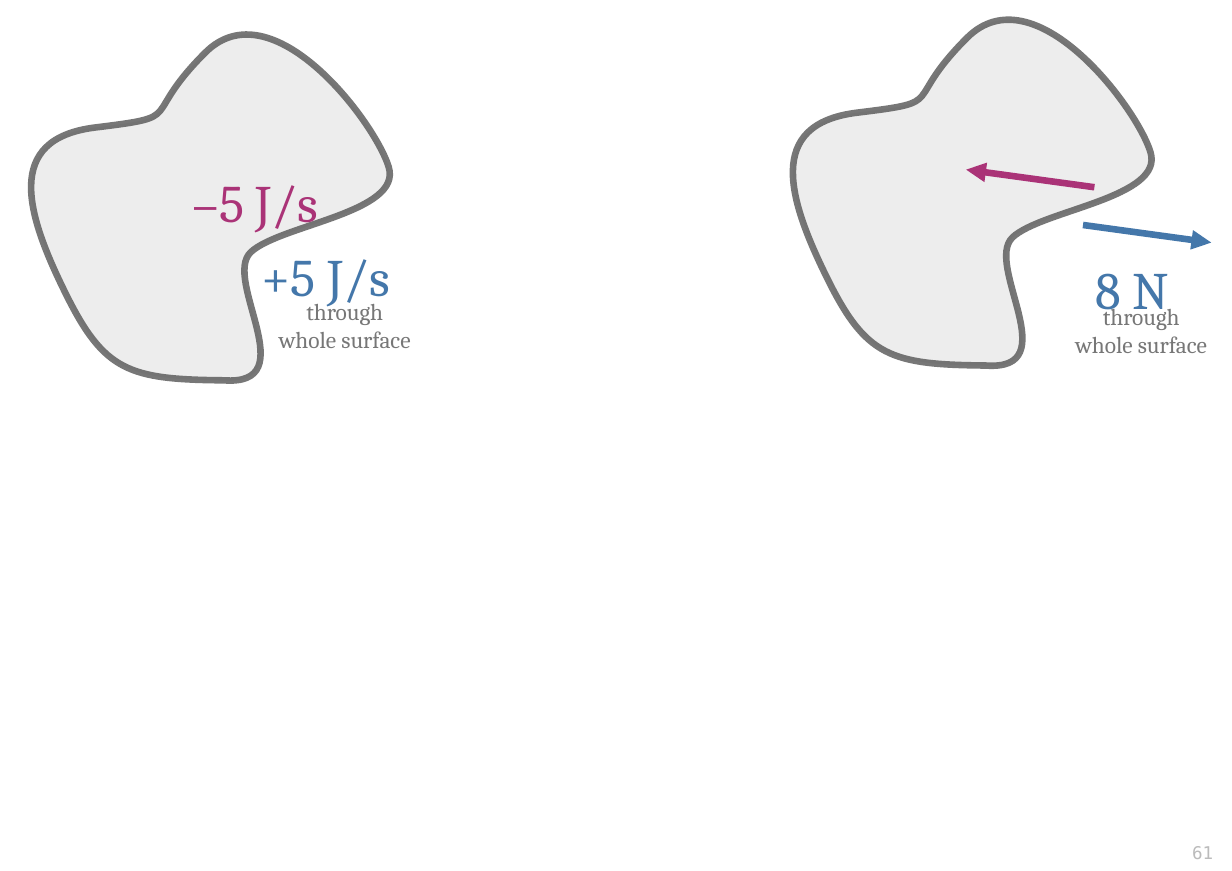
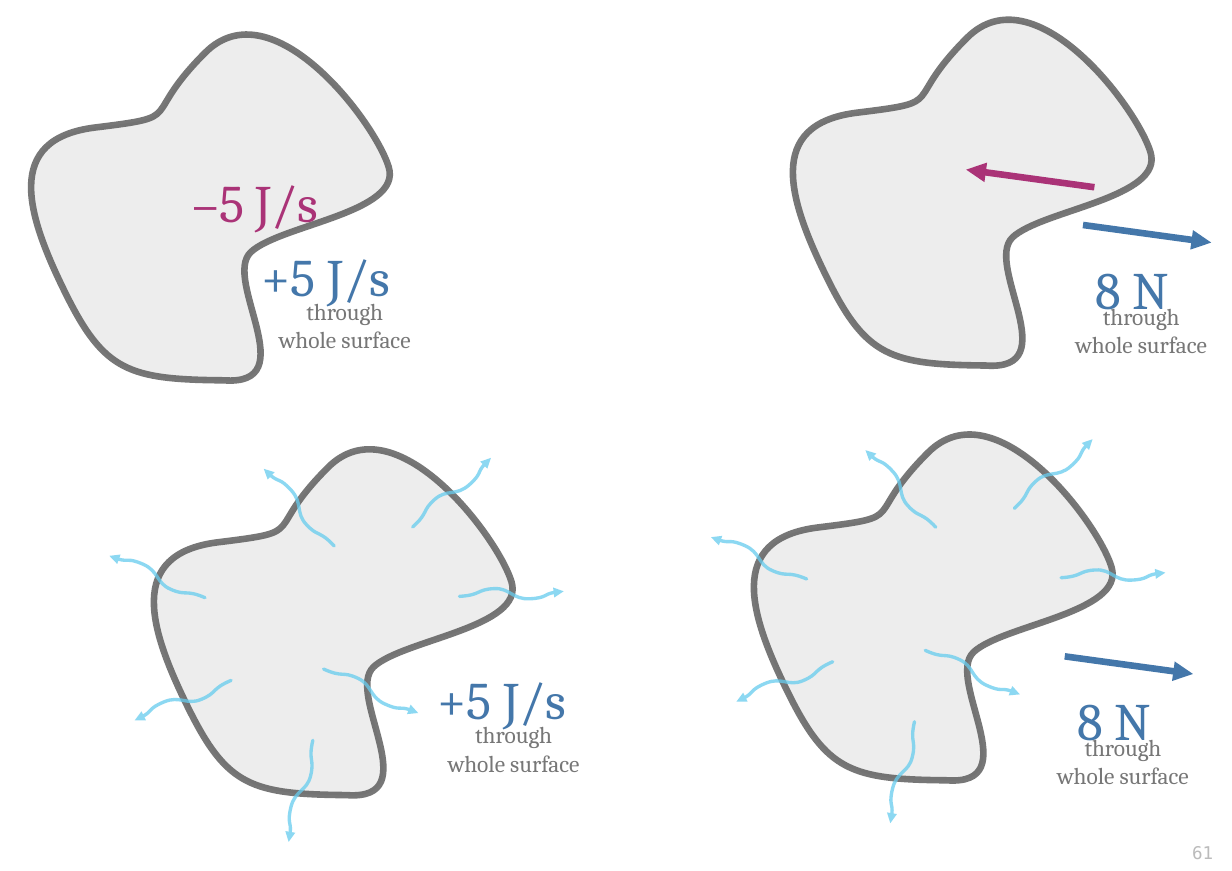
Before and after one commit to pglpm/7wonders, a slide deck: slide 61 of images/drawings.odp. Drawn at 1232x871 pixels with LibreOffice and Linux fonts; fonts in the diff are those of the drawing. Boxes give left, top, right and bottom in pixels: in the first picture for what was removed or moved away, otherwise in the second. Text is boxed around its words. In the diff, an @@ line names an element or a change of style, - is before the commit and + after.

```diff
--- a/images/drawings.odp
+++ b/images/drawings.odp
@@ freeform shape added at <box>154,449,512,795</box>, fill #BBBBBB at 25% opacity, outline #555555 4.51 pt @@
@@ freeform shape added at <box>755,434,1113,780</box>, fill #BBBBBB at 25% opacity, outline #555555 4.51 pt @@
@@ freeform shape added at <box>1015,439,1093,509</box>, outline #66CCEE 2.3 pt @@
@@ freeform shape added at <box>263,469,334,546</box>, outline #66CCEE 2.3 pt @@
@@ freeform shape added at <box>413,458,491,528</box>, outline #66CCEE 2.3 pt @@
@@ freeform shape added at <box>865,450,936,527</box>, outline #66CCEE 2.3 pt @@
@@ freeform shape added at <box>711,537,807,580</box>, outline #66CCEE 2.3 pt @@
@@ freeform shape added at <box>110,556,206,599</box>, outline #66CCEE 2.3 pt @@
@@ freeform shape added at <box>459,589,564,600</box>, outline #66CCEE 2.3 pt @@
@@ freeform shape added at <box>1061,570,1166,581</box>, outline #66CCEE 2.3 pt @@
@@ freeform shape added at <box>925,650,1020,695</box>, outline #66CCEE 2.3 pt @@
@@ arrow added from (1065, 657) to (1193, 674), #4477AA 4.51 pt @@
@@ freeform shape added at <box>135,681,231,721</box>, outline #66CCEE 2.3 pt @@
@@ freeform shape added at <box>324,669,418,713</box>, outline #66CCEE 2.3 pt @@
@@ text added at <box>437,682,565,731</box>, 36 pt, text #4477AA @@
++5 J/s
@@ freeform shape added at <box>737,662,833,702</box>, outline #66CCEE 2.3 pt @@
@@ text added at <box>1077,704,1151,751</box>, 36 pt, text #4477AA @@
+8 N
@@ freeform shape added at <box>289,741,313,842</box>, outline #66CCEE 2.3 pt @@
@@ text added at <box>448,722,579,772</box>, 16 pt, text #777777 @@
+through
+whole surface
@@ freeform shape added at <box>891,722,915,823</box>, outline #66CCEE 2.3 pt @@
@@ text added at <box>1057,735,1189,784</box>, 16 pt, text #777777 @@
+through
+whole surface
```
Also in this commit, not shown: 2 other slides changed, 3 slides added, 16 other files.
